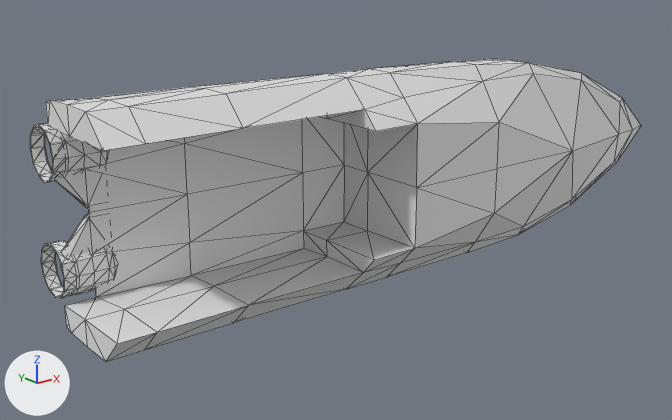
Two versions of the COLLADA model cora_description/models/base/meshes/base.dae, one commit apart.
One viewpoint serves both versions: a 50 mm camera at (-11.0, -12.0, 4.18) aimed at (-1.01, 0.49, -0.81). Every picture has the same lights, and +X, +Y and +Z are marked at lower left. Mesh edges are drawn as thin lines.

Names of what the first picture shows: 'node'.
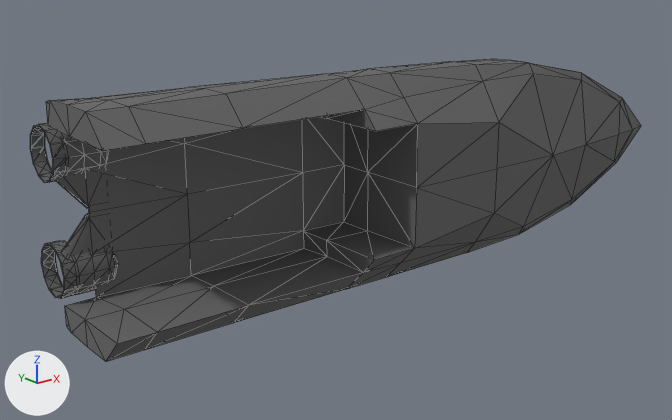
Where the newer file only moved an object's origin or applied its transform, the numbers keep the older frame.

What differs and where, as boxes (x1, y1, x2, y2) in the pictures (672 x 420 px; the box of a moved part takes in the faces that stretch with it):
part 1 of me_shape0, moved or reshaped: (494, 74, 620, 227) in both
part 2 of me_shape0, recoloured: (30, 59, 641, 361) in both

The change, as a diff of the scene's bpy script:
```diff
--- a/cora_description/models/base/meshes/base.dae.py
+++ b/cora_description/models/base/meshes/base.dae.py
@@ mat_lambert3 @@
+mat_lambert3 = principled_material('lambert3')
+mat_lambert3.base_color = (0.133, 0.133, 0.133)  # dark grey #666666
+mat_lambert3.roughness = 0.9
@@ me_shape0 @@
 # used by ob_node; location = (0.0, 0.0, 0.0)
-me_shape0.from_pydata(...)  # 304 vertices, 568 faces; spans x -6.1..6.1, y -1.42..1.42, z -1.79..1.79
+me_shape0.from_pydata(...)  # 305 vertices, 570 faces; spans x -6.1..6.1, y -1.42..1.42, z -1.79..1.79
+# me_shape0 part 1
+# 4 faces are deleted
+# 1 vertex moves from x 3.19, y -1.41, z 0.0 to x 2.63, y -1.4, z 0.0
+# 1 vertex is added at (3.77, -1.26, 0.0)
+# 6 new faces join them
+# me_shape0 part 2: 564 faces spanning x -6.1..6.1, y -1.42..1.42, z -1.79..1.79 switch from no material to mat_lambert3 (dark grey #666666)
```
